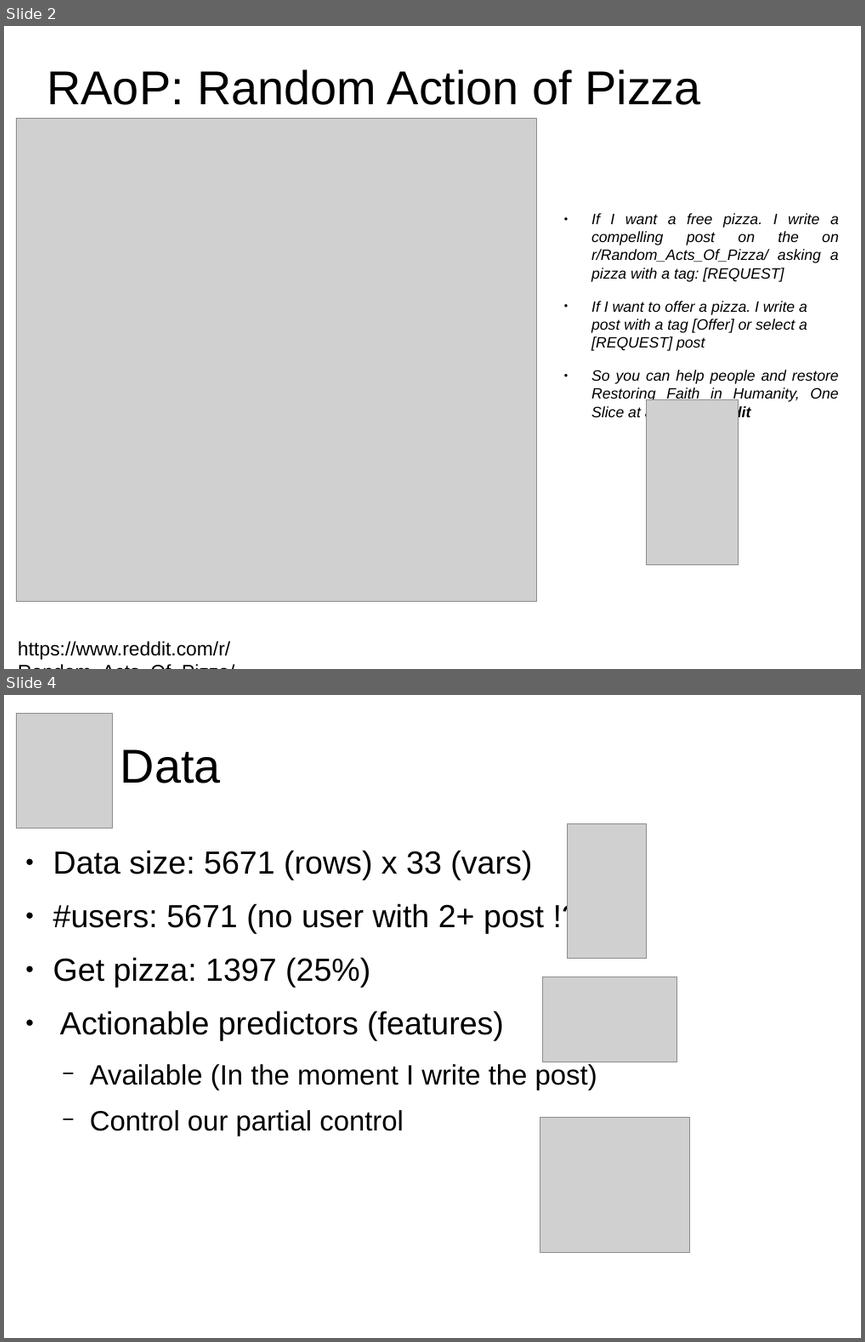
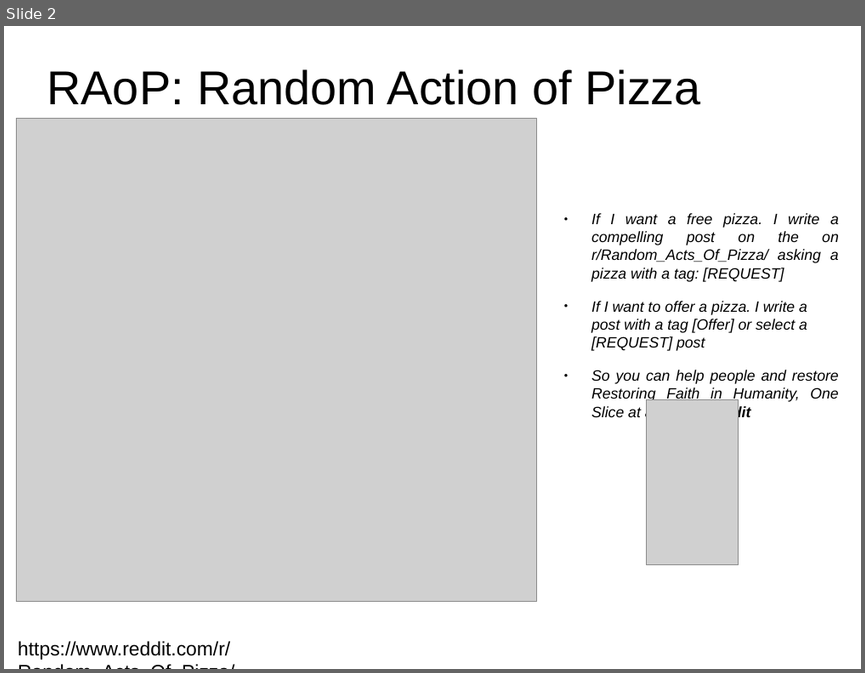
Before and after one commit to leandroohf/raop, a slide deck: doc/pres/pres.odp. Shown one above the other, each under a label of ours: slides 2 and 4 before the commit, slide 2 after it; the slides between them are not shown. The pictures are 865x1342 and 865x673 pixels, drawn with LibreOffice and Linux fonts; fonts in the diff are those of the drawing; grey boxes stand for pictures. Boxes give left, top, right and bottom in pixels: in the first picture for what was removed or moved away, otherwise in the second. Text is boxed around its words. In the diff, an @@ line names an element or a change of style, - is before the commit and + after.

```diff
--- a/doc/pres/pres.odp
+++ b/doc/pres/pres.odp
@@ slide 4 removed at (4,695,861,1338), background #FFFFFF @@
@@ picture removed at (17,714,113,828) @@
@@ title removed at (120,749,221,783) @@
-Data
@@ picture removed at (567,823,647,958) @@
@@ text removed at (53,850,597,1135) @@
-● Data size: 5671 (rows) x 33 (vars)
-● #users: 5671 (no user with 2+ post !?)
-● Get pizza: 1397 (25%)
-● Actionable predictors (features)
-  − Available (In the moment I write the post)
-  − Control our partial control
@@ picture removed at (543,976,677,1062) @@
@@ picture removed at (540,1117,690,1253) @@
```
Also in this commit, not shown: 3 slides changed, 1 slide added, 1 other slide removed.
